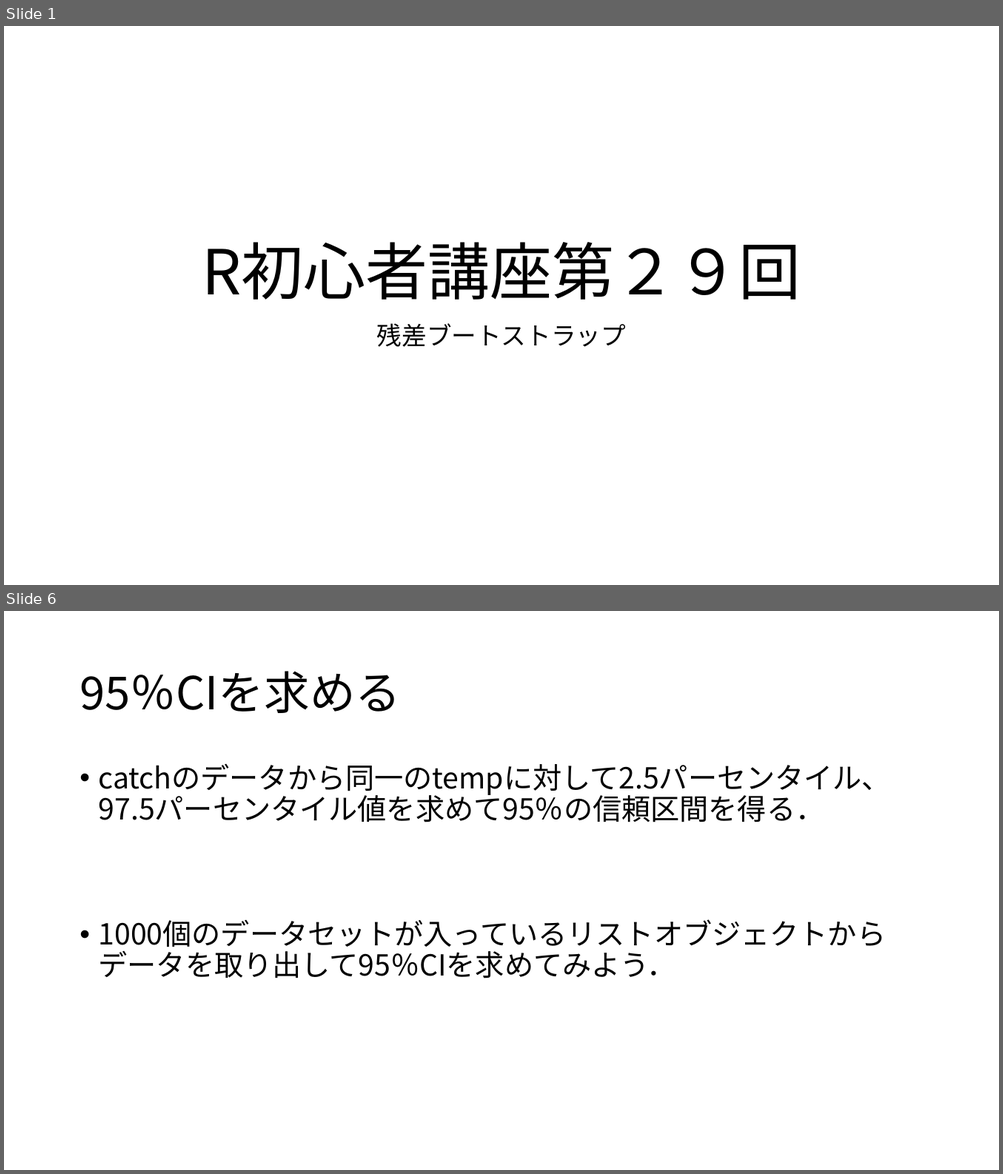
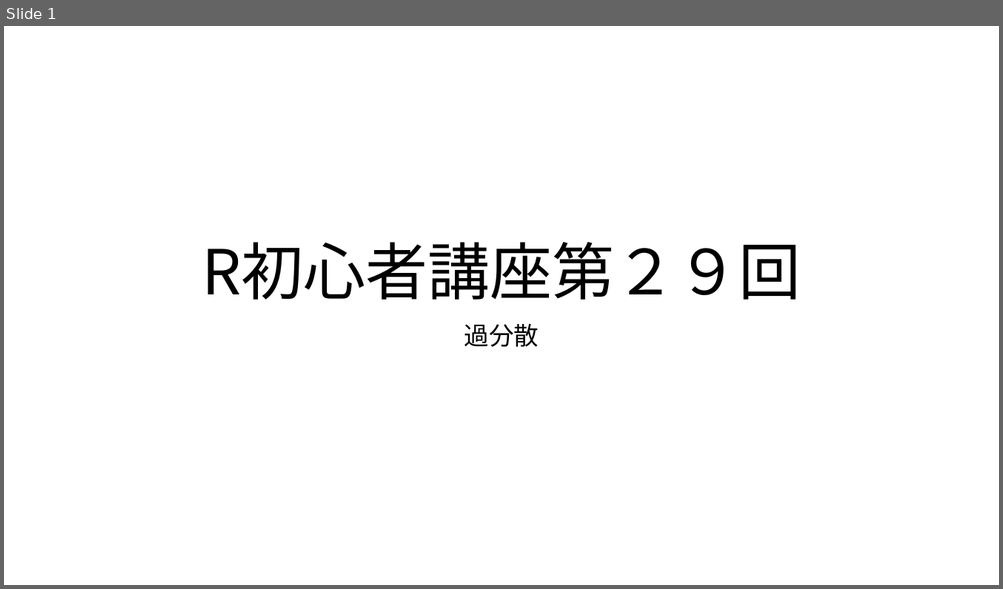
Before and after one commit to KoHMB/Shigen_kensyu_FRA, a slide deck: R/スライド/第29回.pptx. Shown one above the other, each under a label of ours: slides 1 and 6 before the commit, slide 1 after it; the slides between them are not shown. The pictures are 1003x1174 and 1003x589 pixels, drawn with LibreOffice and Linux fonts; fonts in the diff are those of the drawing. Boxes give left, top, right and bottom in pixels: in the first picture for what was removed or moved away, otherwise in the second. Text is boxed around its words. In the diff, an @@ line names an element or a change of style, - is before the commit and + after.

```diff
--- a/R/スライド/第29回.pptx
+++ b/R/スライド/第29回.pptx
@@ slide 6 removed at (4, 611, 999, 1170), background #FFFFFF @@
@@ title removed at (79, 671, 401, 713) @@
-95％CIを求める
@@ text removed at (99, 763, 891, 979) @@
-• catchのデータから同一のtempに対して2.5パーセンタイル、97.5パーセンタイル値を求めて95％の信頼区間を得る．
-• 1000個のデータセットが入っているリストオブジェクトからデータを取り出して95％CIを求めてみよう．
@@ slide 1 changed as well @@
@@ subtitle at (464, 324, 539, 347): text changed @@
-残差ブートストラップ
+過分散
```
Also in this commit, not shown: 1 other slide changed, 5 slides added, 3 other slides removed, 21 other files.
